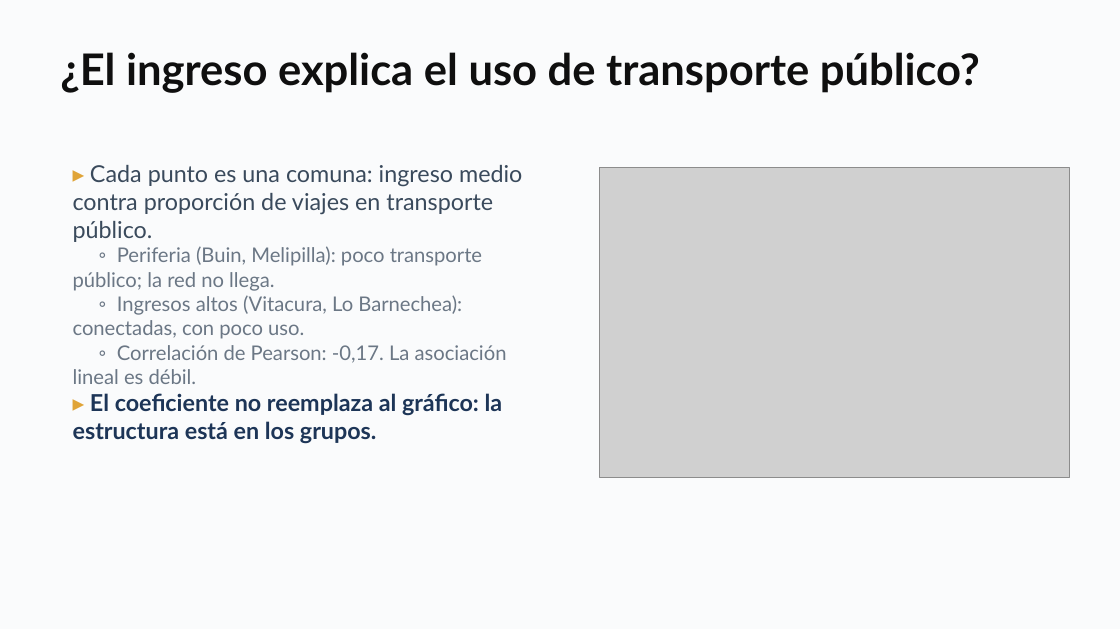
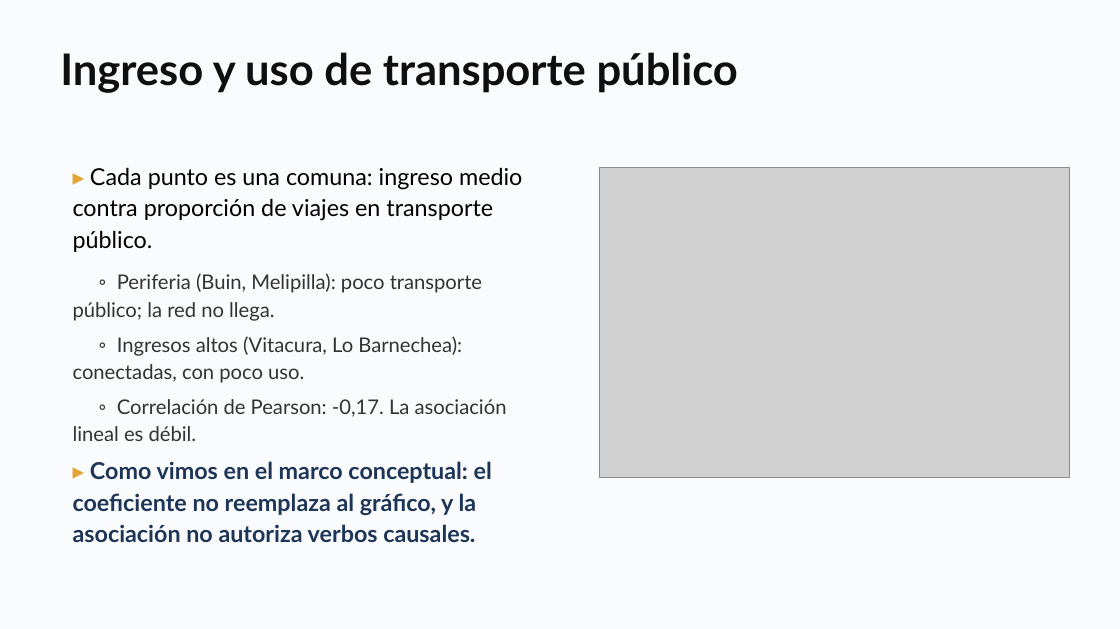
Before and after one commit to daniopitz/cienciadatos, a slide deck: slide 25 of presentaciones/clase02_pandas_eda.pptx (slide 22 before the commit). Drawn at 1120x629 pixels with LibreOffice and Linux fonts; fonts in the diff are those of the drawing; grey boxes stand for pictures. Boxes give left, top, right and bottom in pixels: in the first picture for what was removed or moved away, otherwise in the second. Text is boxed around its words. In the diff, an @@ line names an element or a change of style, - is before the commit and + after.

```diff
--- a/presentaciones/clase02_pandas_eda.pptx
+++ b/presentaciones/clase02_pandas_eda.pptx
@@ text at [60,52,738,93]: text changed @@
-¿El ingreso explica el uso de transporte público?
+Ingreso y uso de transporte público
@@ text at [73,167,522,441]: text colour #3A4A5C to #000000 in "Cada punto es una comuna: ingreso medio ..."; text colour #6B7785 to #333333 in "◦ Periferia (Buin, Melipilla): poco transporte público; ...", "◦ Ingresos altos (Vitacura, Lo Barnechea): conectadas, ...", "◦ Correlación de Pearson: -0,17. La asociación ..."; line spacing 1 to 1.12; more space between paragraphs @@
@@ text at [73,461,492,542]: text changed @@
-▸ El coeficiente no reemplaza al gráfico: la estructura está en los grupos.
+▸ Como vimos en el marco conceptual: el coeficiente no reemplaza al gráfico, y la asociación no autoriza verbos causales.
```
Also in this commit, not shown: 21 other slides changed, 6 slides added, 4 slides removed, 2 other files.
